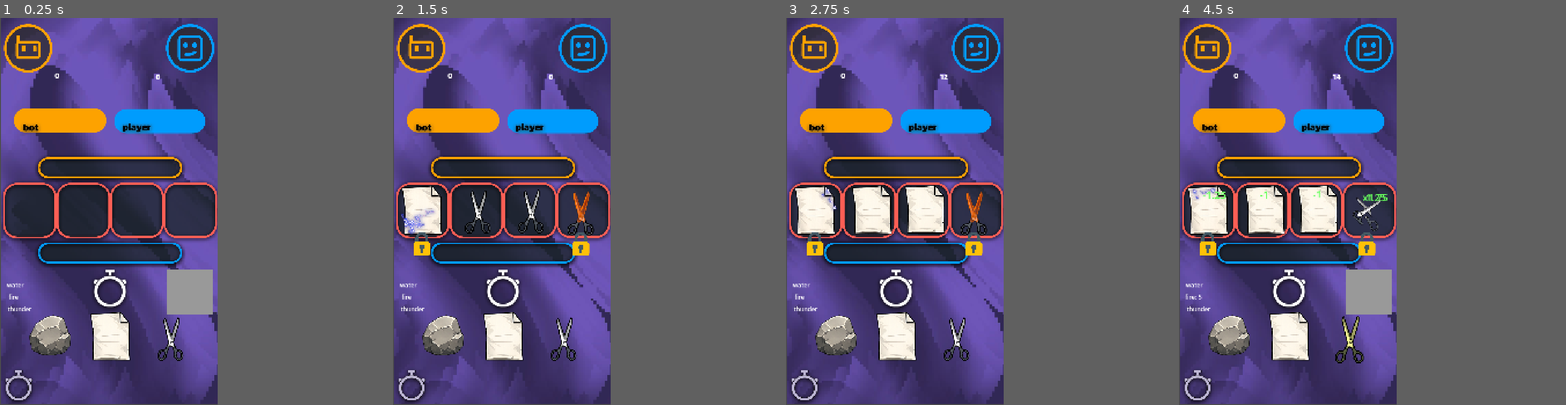
Above: before the commit, frames 1-4 (left to right).
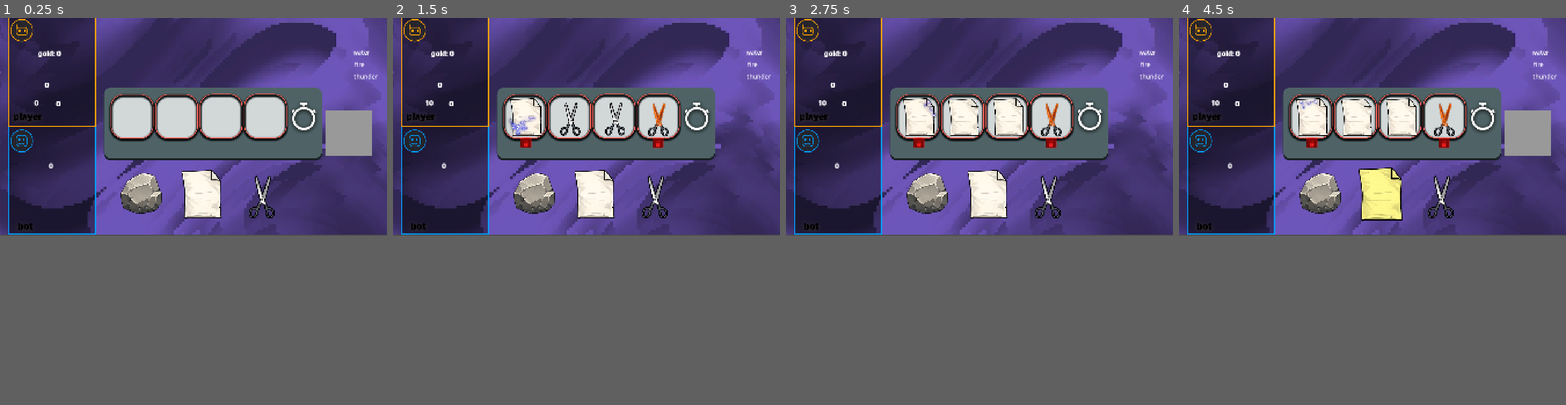
Above: after the commit, the same moments.

Repository: armin70/RPS
Game: Godot game, scene res://scenes/main.tscn
Two runs of this game, one before a commit and one after it. Both use one fixed random seed, a clock stepped at 60 frames per second and the inputs below.
Inputs (mouse positions are in pixels of both pictures, inside the frame that each line leads up to; where the layout moved, square brackets give the same spot in the first picture):
- Up to frame 1 (0.25 s): no input
- Up to frame 2 (1.5 s): click (590, 223) [582, 292] at 0.5 s; click (590, 223) [582, 292] at 1.25 s
- Up to frame 3 (2.75 s): click (983, 223) [975, 292] at 2 s
- Up to frame 4 (4.5 s): move the mouse to (1229, 335) at 2.77 s; click (1229, 335) at 2.92 s; move the mouse to (1291, 335) at 3.52 s; click (1291, 335) at 3.67 s; move the mouse to (1349, 335) at 4.27 s; click (1349, 335) at 4.42 s
In our replay, the window is 450x800 before the commit and 800x450 after it. These sizes can differ from the game's own. Grey fills any space a smaller window leaves; there, only what the larger window draws over its background counts as a difference.

The runs differ from the first frame. In frame 1, 71% of the frame differs, in the area x 0-100%, y 0-100%; in frame 2, 67%; in frame 3, 67%; in frame 4, 72%.
Error before the commit: Invalid call. Nonexistent function 'size' in base 'Nil'. (res://scripts/rps__container.gd:183)
Error after the commit: Unable to iterate on object of type 'Nil'. (res://scripts/rps__container.gd:212)

Commit message:
landscape

Diff:
--- a/main.gd
+++ b/main.gd
@@ -3,7 +3,12 @@
 @export var max_aspect : float = 1.0
 @onready var player_point_label: Label = $UI/PlayerPoint
 @onready var bot_point_label: Label = $UI/BotPoint
+@onready var playermult: Label = $UI/Playermult
+@onready var playerscore: Label = $UI/Playerscore
+@onready var playergold: Label = $UI/Playergold
 
+var player_score := 0
+var player_gold := 0
 var player_point := 0
 var bot_point := 0
 var target_point := 200
@@ -72,6 +77,41 @@
 		$UI/ThunderLabel.text = "thunder: " + str(thunder_juice)
 
 
+func calculate_points(owner: String):
+	var point = 10
+	var mult = 1
+	$RPSContainer.roll_jackpot()
+	$RPSContainer.get_debuff(player_current_card)
+	await get_tree().create_timer(.4).timeout
+	$RPSContainer.remove_type(player_current_card)
+	update_hp_ui()
+	if debuff:
+		for i in debuff:
+			point -= i
+	player_point_label.text = str(point)
+	await get_tree().create_timer(1).timeout
+	is_game_running = false
+	if owner == "player":
+		for i in range(0,multiplier.size()):
+			point += point
+			player_point_label.text = str(point)
+			await get_tree().create_timer(.4).timeout
+		player_gold += point
+		playergold.text = "gold: " + str(player_gold)
+		for i in multiplier:
+			mult += i
+			playermult.text = str(mult)
+			await get_tree().create_timer(.4).timeout
+		player_score += point * mult
+		playerscore.text = str(player_score)
+		await get_tree().create_timer(1.4).timeout
+
+	player_point_label.text = str(0)
+	playermult.text = str(0)
+	is_game_running = true
+
+	update_hp_ui()
+	check_game_over()
 func submit_card(owner: String):
 	var point = 6
 	$RPSContainer.roll_jackpot()
@@ -143,9 +183,9 @@
 
 
 func update_hp_ui():
-	player_point_label.text = str(player_point)
+	playerscore.text = str(player_score)
 	bot_point_label.text = str(bot_point)
 
 
 func _on_submit_pressed() -> void:
-	submit_card("player")
+	calculate_points("player")
--- a/project.godot
+++ b/project.godot
@@ -17,10 +17,8 @@
 
 [display]
 
-window/size/viewport_width=1080
-window/size/viewport_height=1920
-window/size/window_width_override=720
-window/size/window_height_override=1280
+window/size/viewport_width=1920
+window/size/viewport_height=1080
 window/stretch/mode="canvas_items"
 
 [physics]
--- a/scenes/main.tscn
+++ b/scenes/main.tscn
@@ -2,7 +2,7 @@
 
 [ext_resource type="Script" uid="uid://bhe3ip128r65u" path="res://main.gd" id="1_0wfyh"]
 [ext_resource type="PackedScene" uid="uid://ds8qtausq5e8i" path="res://scenes/rps__container.tscn" id="1_o5qli"]
-[ext_resource type="Texture2D" uid="uid://5dpoa61k6jty" path="res://assets/jackpot version 0.0.1.png" id="2_o6xl0"]
+[ext_resource type="Texture2D" uid="uid://bk4ckcq3t0wq0" path="res://assets/version 0.0.1 vertical.png" id="2_o6xl0"]
 [ext_resource type="PackedScene" uid="uid://bgtr5jv4gquuf" path="res://scenes/hand.tscn" id="3_sugp2"]
 [ext_resource type="Texture2D" uid="uid://lxbpxs8rhy8c" path="res://assets/bot.png" id="5_tefeu"]
 [ext_resource type="Texture2D" uid="uid://tjqao4si7ix0" path="res://assets/player.png" id="6_o6xl0"]
@@ -52,36 +52,40 @@
 [node name="Main" type="Node2D" unique_id=993622164]
 script = ExtResource("1_0wfyh")
 
-[node name="bg" type="Sprite2D" parent="." unique_id=235117010]
-position = Vector2(540, 955)
+[node name="bg" type="Sprite2D" parent="." unique_id=819887401]
+position = Vector2(959, 533)
 texture = ExtResource("2_o6xl0")
 
 [node name="Camera2D" type="Camera2D" parent="." unique_id=1158986219]
-position = Vector2(534, 960)
+position = Vector2(960, 538)
 
 [node name="RPSContainer" parent="." unique_id=917461322 instance=ExtResource("1_o5qli")]
-position = Vector2(138, 951)
+position = Vector2(660, 487.00003)
+scale = Vector2(0.77166605, 0.77166605)
 
 [node name="hand" parent="." unique_id=2013734100 instance=ExtResource("3_sugp2")]
-position = Vector2(342, 1576)
+position = Vector2(801, 868)
 
 [node name="UI" type="Control" parent="." unique_id=1608464452]
 layout_mode = 3
 anchors_preset = 0
-offset_right = 40.0
-offset_bottom = 40.0
+offset_left = 467.0
+offset_top = -210.0
+offset_right = 507.0
+offset_bottom = -170.0
 
 [node name="submit" type="Button" parent="UI" unique_id=1145507938]
 layout_mode = 0
-offset_left = 823.0
-offset_top = 1246.0
-offset_right = 1052.0
-offset_bottom = 1473.0
+offset_left = 1150.0
+offset_top = 665.0
+offset_right = 1379.0
+offset_bottom = 892.0
 theme_override_styles/normal = SubResource("StyleBoxFlat_o6xl0")
 theme_override_styles/pressed = SubResource("StyleBoxEmpty_o6xl0")
 theme_override_styles/hover = SubResource("StyleBoxEmpty_85g3d")
 
 [node name="BotHpBar" type="ProgressBar" parent="UI" unique_id=1766619303]
+visible = false
 layout_mode = 0
 offset_left = 62.0
 offset_top = 168.0
@@ -95,6 +99,7 @@
 show_percentage = false
 
 [node name="PlayerHpBar" type="ProgressBar" parent="UI" unique_id=754539585]
+visible = false
 layout_mode = 0
 offset_left = 561.0
 offset_top = 172.0
@@ -108,30 +113,63 @@
 show_percentage = false
 
 [node name="Bot" type="Sprite2D" parent="UI" unique_id=1462345962]
-position = Vector2(149, 550)
+position = Vector2(-339, 1247)
 texture = ExtResource("5_tefeu")
 
 [node name="Player" type="Sprite2D" parent="UI" unique_id=951120045]
-position = Vector2(674, 551)
+position = Vector2(-328, 706)
 texture = ExtResource("6_o6xl0")
 
 [node name="BotPoint" type="Label" parent="UI" unique_id=189625205]
 layout_mode = 0
-offset_left = 256.0
-offset_top = 259.0
-offset_right = 298.0
-offset_bottom = 323.0
+offset_left = -235.0
+offset_top = 914.0
+offset_right = -193.0
+offset_bottom = 978.0
 text = "0"
 label_settings = SubResource("LabelSettings_tipki")
 horizontal_alignment = 1
 vertical_alignment = 1
 
+[node name="Playermult" type="Label" parent="UI" unique_id=737584204]
+layout_mode = 0
+offset_left = -214.0
+offset_top = 606.0
+offset_right = -142.0
+offset_bottom = 670.0
+text = "0"
+label_settings = SubResource("LabelSettings_o6xl0")
+horizontal_alignment = 1
+vertical_alignment = 1
+
+[node name="Playerscore" type="Label" parent="UI" unique_id=926391306]
+layout_mode = 0
+offset_left = -255.0
+offset_top = 513.0
+offset_right = -213.0
+offset_bottom = 577.0
+text = "0"
+label_settings = SubResource("LabelSettings_o6xl0")
+horizontal_alignment = 1
+vertical_alignment = 1
+
+[node name="Playergold" type="Label" parent="UI" unique_id=868296156]
+layout_mode = 0
+offset_left = -278.0
+offset_top = 357.0
+offset_right = -164.0
+offset_bottom = 421.0
+text = "gold: 0"
+label_settings = SubResource("LabelSettings_o6xl0")
+horizontal_alignment = 1
+vertical_alignment = 1
+
 [node name="PlayerPoint" type="Label" parent="UI" unique_id=382707334]
 layout_mode = 0
-offset_left = 757.0
-offset_top = 265.0
-offset_right = 799.0
-offset_bottom = 329.0
+offset_left = -307.0
+offset_top = 602.0
+offset_right = -265.0
+offset_bottom = 666.0
 text = "0"
 label_settings = SubResource("LabelSettings_o6xl0")
 horizontal_alignment = 1
@@ -139,10 +177,10 @@
 
 [node name="WaterLabel" type="Label" parent="UI" unique_id=66207840]
 layout_mode = 0
-offset_left = 28.0
-offset_top = 1303.0
-offset_right = 68.0
-offset_bottom = 1326.0
+offset_left = 1284.0
+offset_top = 357.0
+offset_right = 1368.0
+offset_bottom = 399.0
 text = "water"
 label_settings = SubResource("LabelSettings_85g3d")
 horizontal_alignment = 1
@@ -150,10 +188,10 @@
 
 [node name="FireLabel" type="Label" parent="UI" unique_id=88099990]
 layout_mode = 0
-offset_left = 24.0
-offset_top = 1363.0
-offset_right = 98.0
-offset_bottom = 1405.0
+offset_left = 1280.0
+offset_top = 417.0
+offset_right = 1354.0
+offset_bottom = 459.0
 text = "fire"
 label_settings = SubResource("LabelSettings_choun")
 horizontal_alignment = 1
@@ -161,10 +199,10 @@
 
 [node name="ThunderLabel" type="Label" parent="UI" unique_id=388655732]
 layout_mode = 0
-offset_left = 32.0
-offset_top = 1423.0
-offset_right = 150.0
-offset_bottom = 1465.0
+offset_left = 1288.0
+offset_top = 477.0
+offset_right = 1406.0
+offset_bottom = 519.0
 text = "thunder"
 label_settings = SubResource("LabelSettings_ya4ey")
 horizontal_alignment = 1
--- a/scenes/paper.tscn
+++ b/scenes/paper.tscn
@@ -6,7 +6,7 @@
 [ext_resource type="Texture2D" uid="uid://yyo2tjvt7xsj" path="res://assets/RPS_item/paper burning 6fps.png" id="3_g2531"]
 [ext_resource type="Texture2D" uid="uid://csb2jsfd8csp5" path="res://assets/RPS_item/electric paper 11fps.png" id="3_jhmja"]
 [ext_resource type="Texture2D" uid="uid://dsjk1lkp2fdti" path="res://assets/RPS_item/paper geting wet 5fps.png" id="4_g4oad"]
-[ext_resource type="Texture2D" uid="uid://d3dikohekbndb" path="res://assets/lock.png" id="6_pohdc"]
+[ext_resource type="Texture2D" uid="uid://cnfwo0uovqb10" path="res://assets/lock (1).png" id="7_g2531"]
 
 [sub_resource type="AtlasTexture" id="AtlasTexture_jhmja"]
 atlas = ExtResource("2_g4oad")
@@ -473,5 +473,4 @@
 [node name="Lock" type="Sprite2D" parent="." unique_id=903904176]
 visible = false
 position = Vector2(-1, 169)
-scale = Vector2(0.23046875, 0.23046875)
-texture = ExtResource("6_pohdc")
+texture = ExtResource("7_g2531")
--- a/scenes/rock.tscn
+++ b/scenes/rock.tscn
@@ -6,7 +6,7 @@
 [ext_resource type="Texture2D" uid="uid://p3wk5oyhi8jo" path="res://assets/RPS_item/rock.png" id="3_vqvgd"]
 [ext_resource type="Texture2D" uid="uid://cvscd652frvyx" path="res://assets/RPS_item/wet rock 12fps.png" id="4_rmkyt"]
 [ext_resource type="Texture2D" uid="uid://dh85426hp1fn8" path="res://assets/RPS_item/rock electric explotion 15fps.png" id="5_rmkyt"]
-[ext_resource type="Texture2D" uid="uid://d3dikohekbndb" path="res://assets/lock.png" id="6_vqvgd"]
+[ext_resource type="Texture2D" uid="uid://cnfwo0uovqb10" path="res://assets/lock (1).png" id="7_rmkyt"]
 
 [sub_resource type="AtlasTexture" id="AtlasTexture_h6o6c"]
 atlas = ExtResource("1_872ht")
@@ -544,5 +544,4 @@
 [node name="Lock" type="Sprite2D" parent="." unique_id=14255215]
 visible = false
 position = Vector2(-1, 169)
-scale = Vector2(0.23046875, 0.23046875)
-texture = ExtResource("6_vqvgd")
+texture = ExtResource("7_rmkyt")
--- a/scenes/rps__container.tscn
+++ b/scenes/rps__container.tscn
@@ -1,17 +1,28 @@
 [gd_scene format=3 uid="uid://ds8qtausq5e8i"]
 
 [ext_resource type="Script" uid="uid://dncf34ftaeamu" path="res://scripts/rps__container.gd" id="1_lhwqr"]
+[ext_resource type="PackedScene" uid="uid://cocrlxvcogpqs" path="res://scenes/paper.tscn" id="2_i3uif"]
+[ext_resource type="PackedScene" uid="uid://dx1kcjudo0gxe" path="res://scenes/rock.tscn" id="3_im3a2"]
 
 [node name="RPS__container" type="Node2D" unique_id=917461322]
 script = ExtResource("1_lhwqr")
 
 [node name="place1" type="Node2D" parent="." unique_id=68685773]
 
+[node name="rock" parent="place1" unique_id=2080828846 instance=ExtResource("2_i3uif")]
+
 [node name="place2" type="Node2D" parent="." unique_id=209174669]
-position = Vector2(283, -2)
+position = Vector2(288, 2)
+
+[node name="rock" parent="place2" unique_id=815007110 instance=ExtResource("3_im3a2")]
 
 [node name="place3" type="Node2D" parent="." unique_id=1142296674]
-position = Vector2(546, -4)
+position = Vector2(576, 0)
+
+[node name="rock" parent="place3" unique_id=104215591 instance=ExtResource("2_i3uif")]
 
 [node name="place4" type="Node2D" parent="." unique_id=321960493]
-position = Vector2(793, 5)
+position = Vector2(853, 5)
+
+[node name="rock" parent="place4" unique_id=463953974 instance=ExtResource("3_im3a2")]
+position = Vector2(1, 0)
--- a/scenes/scissors.tscn
+++ b/scenes/scissors.tscn
@@ -5,8 +5,8 @@
 [ext_resource type="Texture2D" uid="uid://c0gi5bgqioov2" path="res://assets/RPS_item/hot scissor 12fps.png" id="2_t4qim"]
 [ext_resource type="Texture2D" uid="uid://n6ap3lyq22b6" path="res://assets/RPS_item/electric scissor 7fps.png" id="3_tui8a"]
 [ext_resource type="Texture2D" uid="uid://cg42218bi1166" path="res://assets/RPS_item/scissor.png" id="4_tui8a"]
-[ext_resource type="Texture2D" uid="uid://d3dikohekbndb" path="res://assets/lock.png" id="6_6hbjw"]
 [ext_resource type="Texture2D" uid="uid://dqyedvr2bguta" path="res://assets/RPS_item/rotting scisor 9fps.png" id="6_ix4kx"]
+[ext_resource type="Texture2D" uid="uid://cnfwo0uovqb10" path="res://assets/lock (1).png" id="7_ix4kx"]
 
 [sub_resource type="AtlasTexture" id="AtlasTexture_6hbjw"]
 atlas = ExtResource("1_p3ljg")
@@ -415,7 +415,7 @@
 script = ExtResource("1_o3ui7")
 
 [node name="animation" type="AnimatedSprite2D" parent="." unique_id=927427797]
-position = Vector2(-4, -4)
+position = Vector2(-1, -3)
 sprite_frames = SubResource("SpriteFrames_rmkyt")
 animation = &"water"
 autoplay = "idle"
@@ -438,5 +438,4 @@
 [node name="Lock" type="Sprite2D" parent="." unique_id=805037885]
 visible = false
 position = Vector2(-5, 165)
-scale = Vector2(0.23046875, 0.23046875)
-texture = ExtResource("6_6hbjw")
+texture = ExtResource("7_ix4kx")
--- a/scripts/rps__container.gd
+++ b/scripts/rps__container.gd
@@ -164,16 +164,16 @@
 	if targets:
 		for target in targets:
 			if target.effected =="fire":
-				buff.append(1.75)
-				target.get_buff(1.75)
+				buff.append(2)
+				target.get_buff(2)
 				get_parent().add_juice(5,"fire")
 			elif target.effected =="water":
-				buff.append(1.75)
-				target.get_buff(1.75)
+				buff.append(2)
+				target.get_buff(2)
 				get_parent().add_juice(5,"water")
 			elif target.effected =="thunder":
-				buff.append(1.75)
-				target.get_buff(1.75)
+				buff.append(2)
+				target.get_buff(2)
 				get_parent().add_juice(5,"thunder")
 
 			else:
@@ -215,12 +215,12 @@
 		for node in targets:
 			if node.effected:
 				if node.effected != "":
-					debuff.append(1.25)
-					node.get_debuff("-1.25")
+					debuff.append(3)
+					node.get_debuff("-3")
 				print("debuffed:",debuff )
 			else:
-				debuff.append(.5)
-				node.get_debuff("-1")
+				debuff.append(2)
+				node.get_debuff("-2")
 				print("debuffed:",debuff )
 	#return debuff
 	get_parent().debuff = debuff
Binary file added: assets/5935764306702044898.jpg
Not shown, added: assets/5935764306702044898.jpg.import
Binary file added: assets/lock (1).png
Not shown, added: assets/lock (1).png.import
Binary file added: assets/version 0.0.1 vertical.png
Not shown, added: assets/version 0.0.1 vertical.png.import
